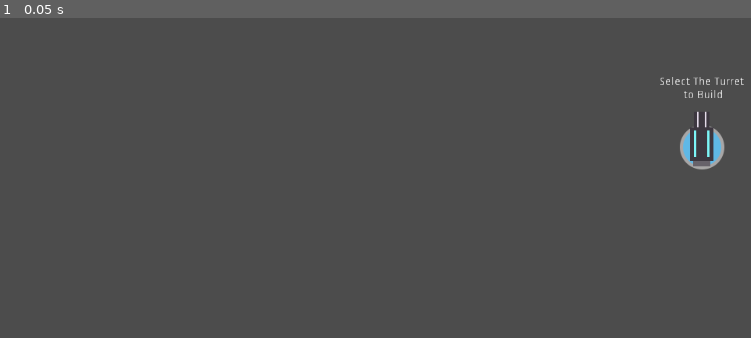
Above: before the commit, frame 1.
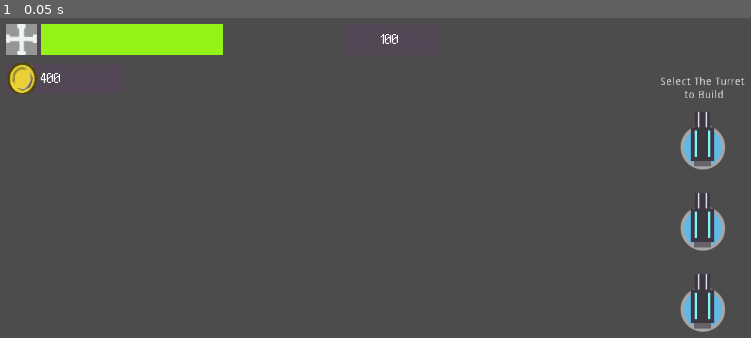
Above: after the commit, the same moment.

Repository: Alsctiho/Indie-Tales-2021
Game: Godot game, scene res://Scenes/UI/UI.tscn
Two runs of this game, one before a commit and one after it. Both use one fixed random seed, a clock stepped at 60 frames per second and the inputs below. This scene is started directly instead of the project's main scene.
Inputs:
- Up to frame 1 (0.05 s): no input

The runs differ from the first frame. In frame 1, 4.4% of the frame differs, in the area x 0-100%, y 1-99%.
Error before the commit: Invalid get index 'money' (on base: 'null instance'). (res://Scenes/UI/TurretBlue.gd:19)
Error after the commit: Invalid get index 'health' (on base: 'null instance'). (res://Scenes/UI/TextureProgress.gd:8)

Commit message:
Score and Money UI

Diff:
--- /dev/null
+++ b/IndieTale/Scenes/UI/Label.gd
@@ -0,0 +1,6 @@
+extends Label
+
+
+# Called every frame. 'delta' is the elapsed time since the previous frame.
+func _process(delta):
+	self.text = str(get_node("/root/World/Player").money)
--- /dev/null
+++ b/IndieTale/Scenes/UI/ScoreLabel.gd
@@ -0,0 +1,16 @@
+extends Label
+
+
+# Declare member variables here. Examples:
+# var a = 2
+# var b = "text"
+
+
+# Called when the node enters the scene tree for the first time.
+func _ready():
+	pass # Replace with function body.
+
+
+# Called every frame. 'delta' is the elapsed time since the previous frame.
+func _process(delta):
+	self.text = str(get_node("/root/World/Player").score)
--- /dev/null
+++ b/IndieTale/Scenes/UI/TextureProgress.gd
@@ -0,0 +1,8 @@
+extends TextureProgress
+
+var max_health = 10.0
+
+onready var player = get_node("/root/World/Player")
+
+func _process(_delta):
+	self.value = player.health / max_health * 100.0
--- a/IndieTale/Scenes/UI/UI.tscn
+++ b/IndieTale/Scenes/UI/UI.tscn
@@ -1,13 +1,27 @@
-[gd_scene load_steps=5 format=2]
+[gd_scene load_steps=13 format=2]
 
 [ext_resource path="res://Scenes/UI/UI.gd" type="Script" id=1]
 [ext_resource path="res://Scenes/UI/TurretBuilder.tscn" type="PackedScene" id=2]
 [ext_resource path="res://Assets/Turrets/Turret.png" type="Texture" id=3]
-[ext_resource path="res://Scenes/UI/TurretBlue.gd" type="Script" id=4]
+[ext_resource path="res://Scenes/UI/ScoreLabel.gd" type="Script" id=4]
+[ext_resource path="res://Assets/UI/LifeBarBackground.png" type="Texture" id=5]
+[ext_resource path="res://Assets/UI/LifeBarIcon.png" type="Texture" id=6]
+[ext_resource path="res://Assets/UI/LifeBarEnergy.png" type="Texture" id=7]
+[ext_resource path="res://Scenes/UI/TextureProgress.gd" type="Script" id=8]
+[ext_resource path="res://Assets/Fonts/Silver.ttf" type="DynamicFontData" id=9]
+[ext_resource path="res://Assets/UI/CoinIcon.png" type="Texture" id=10]
+[ext_resource path="res://Scenes/UI/Label.gd" type="Script" id=11]
+
+[sub_resource type="DynamicFont" id=1]
+size = 29
+extra_spacing_top = 8
+font_data = ExtResource( 9 )
 
 [node name="UI" type="Control"]
 anchor_right = 1.0
 anchor_bottom = 1.0
+margin_left = 0.749207
+margin_right = 0.749268
 script = ExtResource( 1 )
 __meta__ = {
 "_edit_use_anchors_": false
@@ -15,7 +29,7 @@
 
 [node name="TurretBuilder" parent="." instance=ExtResource( 2 )]
 
-[node name="Background" type="TextureRect" parent="."]
+[node name="TurretBuilderUI" type="TextureRect" parent="."]
 anchor_left = 0.8
 anchor_right = 1.0
 anchor_bottom = 1.0
@@ -27,19 +41,19 @@
 "_edit_use_anchors_": false
 }
 
-[node name="VBoxContainer" type="VBoxContainer" parent="Background"]
+[node name="VBoxContainer" type="VBoxContainer" parent="TurretBuilderUI"]
 anchor_right = 1.0
 anchor_bottom = 1.0
 __meta__ = {
 "_edit_use_anchors_": false
 }
 
-[node name="MarginContainer" type="MarginContainer" parent="Background/VBoxContainer"]
+[node name="MarginContainer" type="MarginContainer" parent="TurretBuilderUI/VBoxContainer"]
 margin_right = 164.0
 margin_bottom = 50.0
 rect_min_size = Vector2( 0, 50 )
 
-[node name="Label" type="Label" parent="Background/VBoxContainer"]
+[node name="Label" type="Label" parent="TurretBuilderUI/VBoxContainer"]
 margin_top = 54.0
 margin_right = 164.0
 margin_bottom = 94.0
@@ -49,7 +63,7 @@
 align = 1
 valign = 1
 
-[node name="TurretBlue" type="TextureButton" parent="Background/VBoxContainer"]
+[node name="TurretBlue" type="TextureButton" parent="TurretBuilderUI/VBoxContainer"]
 margin_left = 32.0
 margin_top = 98.0
 margin_right = 132.0
@@ -58,10 +72,8 @@
 size_flags_vertical = 4
 texture_normal = ExtResource( 3 )
 stretch_mode = 3
-script = ExtResource( 4 )
 
-[node name="TextureButton2" type="TextureButton" parent="Background/VBoxContainer"]
-visible = false
+[node name="TextureButton2" type="TextureButton" parent="TurretBuilderUI/VBoxContainer"]
 margin_left = 32.0
 margin_top = 202.0
 margin_right = 132.0
@@ -71,17 +83,113 @@
 texture_normal = ExtResource( 3 )
 stretch_mode = 3
 
-[node name="TextureButton3" type="TextureButton" parent="Background/VBoxContainer"]
-visible = false
+[node name="TextureButton3" type="TextureButton" parent="TurretBuilderUI/VBoxContainer"]
 margin_left = 32.0
-margin_top = 202.0
+margin_top = 306.0
 margin_right = 132.0
-margin_bottom = 302.0
+margin_bottom = 406.0
 size_flags_horizontal = 4
 size_flags_vertical = 4
 texture_normal = ExtResource( 3 )
 stretch_mode = 3
 
-[connection signal="pressed" from="Background/VBoxContainer/TurretBlue" to="TurretBuilder" method="_on_TurretBlue_pressed"]
+[node name="LifeBarUI" type="NinePatchRect" parent="."]
+margin_left = 20.0
+margin_top = 20.0
+margin_right = 300.0
+margin_bottom = 60.0
+rect_scale = Vector2( 0.9948, 0.997265 )
+texture = ExtResource( 5 )
+__meta__ = {
+"_edit_use_anchors_": false
+}
+
+[node name="HBoxContainer" type="HBoxContainer" parent="LifeBarUI"]
+anchor_right = 1.0
+anchor_bottom = 1.0
+__meta__ = {
+"_edit_use_anchors_": false
+}
+
+[node name="TextureRect" type="TextureRect" parent="LifeBarUI/HBoxContainer"]
+margin_right = 40.0
+margin_bottom = 40.0
+rect_min_size = Vector2( 40, 40 )
+texture = ExtResource( 6 )
+
+[node name="TextureProgress" type="TextureProgress" parent="LifeBarUI/HBoxContainer"]
+margin_left = 44.0
+margin_right = 279.0
+margin_bottom = 40.0
+rect_min_size = Vector2( 235, 40 )
+value = 100.0
+texture_progress = ExtResource( 7 )
+script = ExtResource( 8 )
+
+[node name="GoldAmountUI" type="NinePatchRect" parent="."]
+margin_left = 20.0
+margin_top = 70.0
+margin_right = 20.0
+margin_bottom = 110.0
+rect_min_size = Vector2( 150, 40 )
+texture = ExtResource( 5 )
+__meta__ = {
+"_edit_use_anchors_": false
+}
+
+[node name="HBoxContainer" type="HBoxContainer" parent="GoldAmountUI"]
+anchor_right = 1.0
+anchor_bottom = 1.0
+__meta__ = {
+"_edit_use_anchors_": false
+}
+
+[node name="TextureRect" type="TextureRect" parent="GoldAmountUI/HBoxContainer"]
+margin_right = 40.0
+margin_bottom = 40.0
+rect_min_size = Vector2( 40, 40 )
+size_flags_horizontal = 4
+size_flags_vertical = 4
+texture = ExtResource( 10 )
+
+[node name="Label" type="Label" parent="GoldAmountUI/HBoxContainer"]
+margin_left = 44.0
+margin_right = 150.0
+margin_bottom = 41.0
+rect_min_size = Vector2( 100, 40 )
+mouse_filter = 1
+size_flags_horizontal = 3
+custom_fonts/font = SubResource( 1 )
+text = "400"
+valign = 1
+script = ExtResource( 11 )
+__meta__ = {
+"_edit_use_anchors_": false
+}
+
+[node name="ScoreUI" type="NinePatchRect" parent="."]
+margin_left = 452.0
+margin_top = 20.0
+margin_right = 540.655
+margin_bottom = 58.5763
+rect_min_size = Vector2( 120, 40 )
+texture = ExtResource( 5 )
+__meta__ = {
+"_edit_use_anchors_": false
+}
+
+[node name="ScoreLabel" type="Label" parent="ScoreUI"]
+anchor_right = 1.0
+anchor_bottom = 1.0
+custom_fonts/font = SubResource( 1 )
+text = "100"
+align = 1
+valign = 1
+script = ExtResource( 4 )
+__meta__ = {
+"_edit_use_anchors_": false
+}
+
+[connection signal="pressed" from="TurretBuilderUI/VBoxContainer/TurretBlue" to="TurretBuilder" method="_on_TurretBlue_pressed"]
 
 [editable path="TurretBuilder"]
Binary file added: IndieTale/Assets/Fonts/Silver.ttf
Binary file added: IndieTale/Assets/UI/CoinIcon.png
Not shown, added: IndieTale/Assets/UI/CoinIcon.png.import
Binary file added: IndieTale/Assets/UI/LifeBarBackground.png
Not shown, added: IndieTale/Assets/UI/LifeBarBackground.png.import
Binary file added: IndieTale/Assets/UI/LifeBarEnergy.png
Not shown, added: IndieTale/Assets/UI/LifeBarEnergy.png.import
Binary file added: IndieTale/Assets/UI/LifeBarIcon.png
Not shown, added: IndieTale/Assets/UI/LifeBarIcon.png.import
